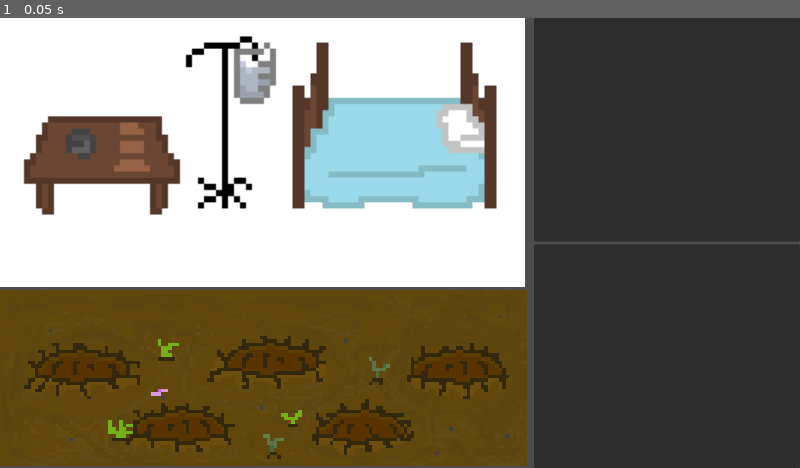
Above: before the commit, frame 1.
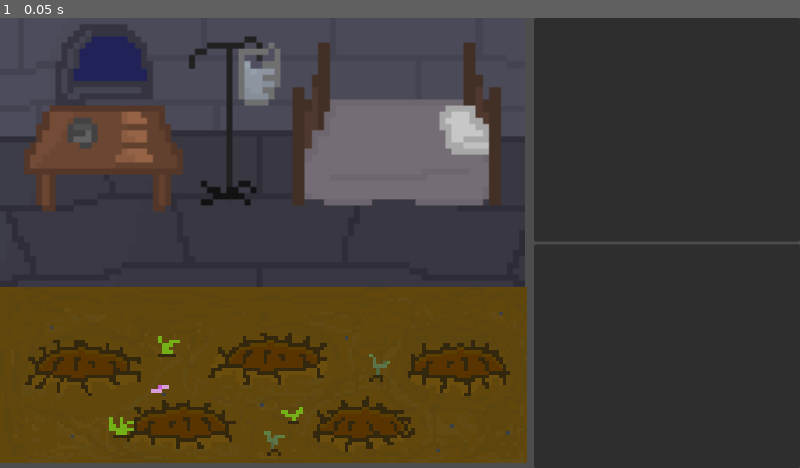
Above: after the commit, the same moment.

Repository: Chasmessian/Shadow-Alchemy
Game: Godot game, scene res://world.tscn
The game is run twice, just before and just after one commit, with the same random seed, the same clock (stepped at 60 frames per second) and the same inputs. The engine's default icon, where the game draws it, is replaced by a stand-in: a white triangle on a blue panel in a dark square.
Inputs:
- Up to frame 1 (0.05 s): no input

The runs differ from the first frame. In frame 1, 40% of the frame differs, in the area x 0-66%, y 0-100%.

Commit message:
Background art draft 2

Diff:
--- a/garden.tscn
+++ b/garden.tscn
@@ -15,6 +15,6 @@
 
 [node name="Background" type="Sprite2D" parent="."]
 texture_filter = 1
-position = Vector2(378.85, 192.5)
+position = Vector2(380, 125)
 scale = Vector2(5.06, 5.06)
 texture = ExtResource("2_cijll")
--- a/viewport.tscn
+++ b/viewport.tscn
@@ -1,22 +1,18 @@
-[gd_scene load_steps=3 format=3 uid="uid://5edxrxt3wkbv"]
+[gd_scene load_steps=2 format=3 uid="uid://5edxrxt3wkbv"]
 
-[ext_resource type="Texture2D" uid="uid://dawv6qhl1mysp" path="res://Journal Text/bg.png" id="1_0ola4"]
-[ext_resource type="Texture2D" uid="uid://cc1eogsgkx3v2" path="res://icon.svg" id="1_ol2cq"]
+[ext_resource type="Texture2D" uid="uid://bm1qbsf35h4yt" path="res://UI/MainScene/castle_background_4x.png" id="1_1lo13"]
 
 [node name="Control" type="Control"]
 layout_mode = 3
-anchors_preset = 0
+anchors_preset = 15
+anchor_right = 1.0
+anchor_bottom = 1.0
+grow_horizontal = 2
+grow_vertical = 2
 size_flags_horizontal = 3
 size_flags_vertical = 3
 
-[node name="Sprite2D" type="Sprite2D" parent="."]
-position = Vector2(378, 193.5)
+[node name="Castle Background" type="Sprite2D" parent="."]
+position = Vector2(378, 198)
 scale = Vector2(2.16, 2.21143)
-texture = ExtResource("1_0ola4")
-
-[node name="Background" type="Sprite2D" parent="."]
-visible = false
-texture_filter = 1
-position = Vector2(381.5, 194)
-scale = Vector2(5.85156, 3.01562)
-texture = ExtResource("1_ol2cq")
+texture = ExtResource("1_1lo13")
--- a/world.tscn
+++ b/world.tscn
@@ -15,6 +15,7 @@
 size_flags_stretch_ratio = 2.0
 
 [node name="Viewport" parent="HBoxContainer/VBoxContainer" instance=ExtResource("2_x118v")]
+custom_minimum_size = Vector2(0, 385)
 layout_mode = 2
 
 [node name="Garden" parent="HBoxContainer/VBoxContainer" instance=ExtResource("1_3fwft")]
Binary file removed: UI/MainScene/bg.png
Binary file added: UI/MainScene/castle_background_4x.png
Not shown, changed: UI/MainScene/castle_background_4x.png.import
